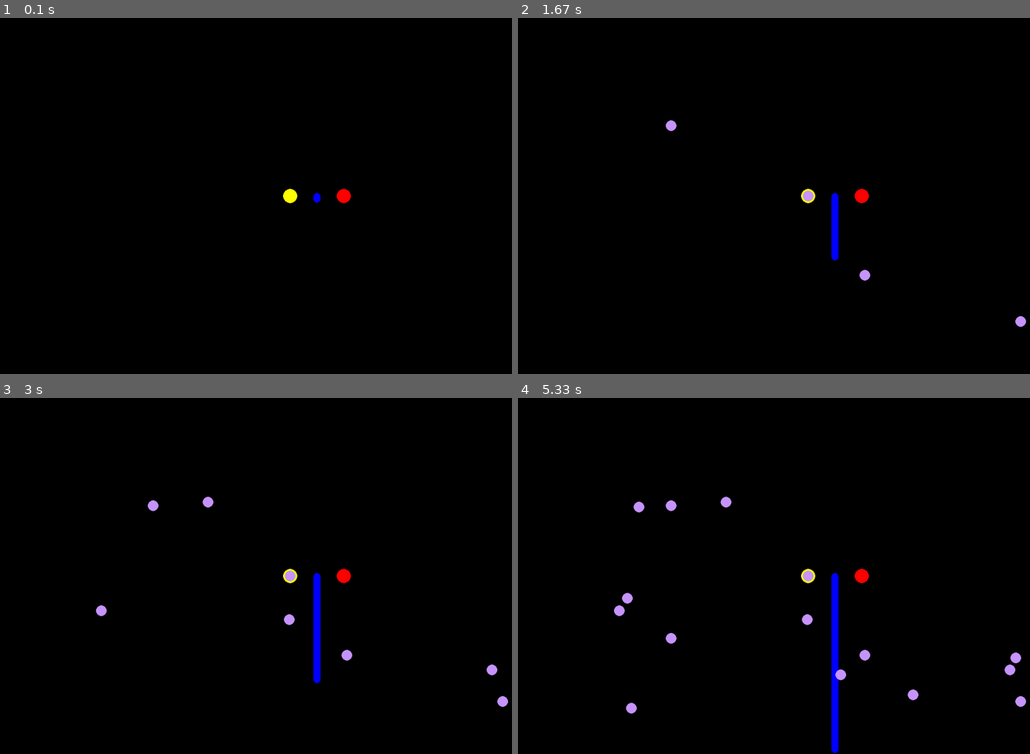
Above: before the commit, frames 1-4 (two rows, left to right).
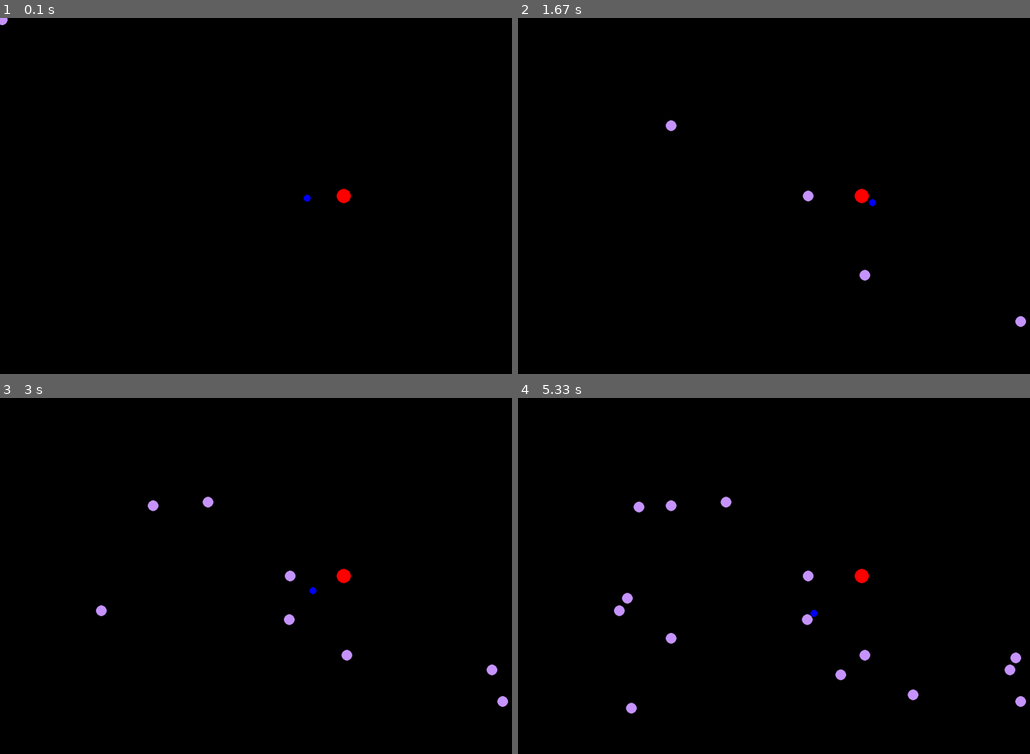
Above: after the commit, the same moments.

Repository: maxim739/Hackathon26
Game: pygame game, started from main2.py
The game is run twice, just before and just after one commit, with the same random seed, the same clock (stepped at 60 frames per second) and the same inputs.
Inputs (mouse positions are in pixels of both pictures, inside the frame that each line leads up to):
- Up to frame 1 (0.1 s): no input
- Up to frame 2 (1.67 s): click (809, 196) at 0.38 s; click (866, 274) at 0.72 s; click (1019, 320) at 1.05 s; click (671, 124) at 1.38 s
- Up to frame 3 (3 s): click (291, 618) at 1.72 s; click (209, 501) at 2.05 s; click (491, 668) at 2.38 s; click (102, 611) at 2.72 s
- Up to frame 4 (5.33 s): click (640, 508) at 3.05 s; click (671, 636) at 3.38 s; click (1014, 657) at 3.72 s; click (630, 707) at 4.05 s; click (625, 597) at 4.38 s; click (840, 675) at 4.72 s; click (912, 693) at 5.05 s

The runs differ from the first frame. In frame 1, 0.2% of the frame differs, in the area x 0-63%, y 0-53%; in frame 2, 0.3%; in frame 3, 0.5%; in frame 4, 0.8%, in the area x 55-63%, y 47-100%.

Commit message:
gravity and placement of new objects

Diff:
--- a/main2.py
+++ b/main2.py
@@ -6,7 +6,7 @@
 
 import pygame
 import sys
-
+import math
 from bodies import *
 from vectorField import render
 import constants
@@ -21,25 +21,48 @@
 pygame.display.set_caption("Rocket Man!")
 screen = pygame.display.set_mode(screen_res)
 
+#list of bodies in the game, can be static or moving. Static bodies are like planets and placeable asteroids and moving body is the player
 bodies = [
-    Static_body(0, 0, 1.989e30, 16, (255, 255, 0)),
-    Static_body(2e12, 0, 2e30, 16, (255,0,0)),
-    Moving_body(1e12, 0, 0, 30000, 5.972e24, 8, (0, 0, 255)),
+    #Static_body(0, 0, 1.989e30, 16, (255, 255, 0)),
+    Static_body(2e12, 0, 1e31, 16, (255,0,0)),
+    Moving_body(0.6e12, 0, 10000, 20000, 5.972e24, 8, (0, 0, 255)),
 ]
+
+
 
 while running:
     clock.tick(constants.fps)
     mouse = pygame.mouse.get_pos()
 
+    asteroid = Static_body((mouse[0]/constants.scale)-constants.width/constants.scale/2,
+                            mouse[1]/constants.scale-constants.height/constants.scale/2,
+                            5.972e30, 12, (200, 150, 255))
+
     for event in pygame.event.get():
         if event.type == pygame.QUIT:
             running = False
 
+        #Place an asteroid where the mouse is
         if event.type == pygame.MOUSEBUTTONDOWN:
-            bodies.append(Static_body((mouse[0]/constants.scale)-constants.width/constants.scale/2, mouse[1]/constants.scale-constants.height/constants.scale/2, 5.972e24, 12, (200, 150, 255)))
+            can_place = True
+
+            #Cannot place an asteroid on top of another body
+            for body in bodies:
+                body_screen_x = int(body.x * constants.scale + constants.width // 2)
+                body_screen_y = int(body.y * constants.scale + constants.height // 2)
+                if math.hypot(mouse[0] - body_screen_x, mouse[1] - body_screen_y) <= body.radius:
+                    can_place = False
+                    break
+
+            if can_place:
+                bodies.append(asteroid)
 
 
     # Render the screen
+    screen.fill(constants.black)
+    asteroid.draw(screen, constants.width, constants.height)
+
+    #Draw all bodies and update position of moving body
     for body in bodies:
         if isinstance(body, Moving_body) and gameStopped == False:
             body.update_position(bodies)
